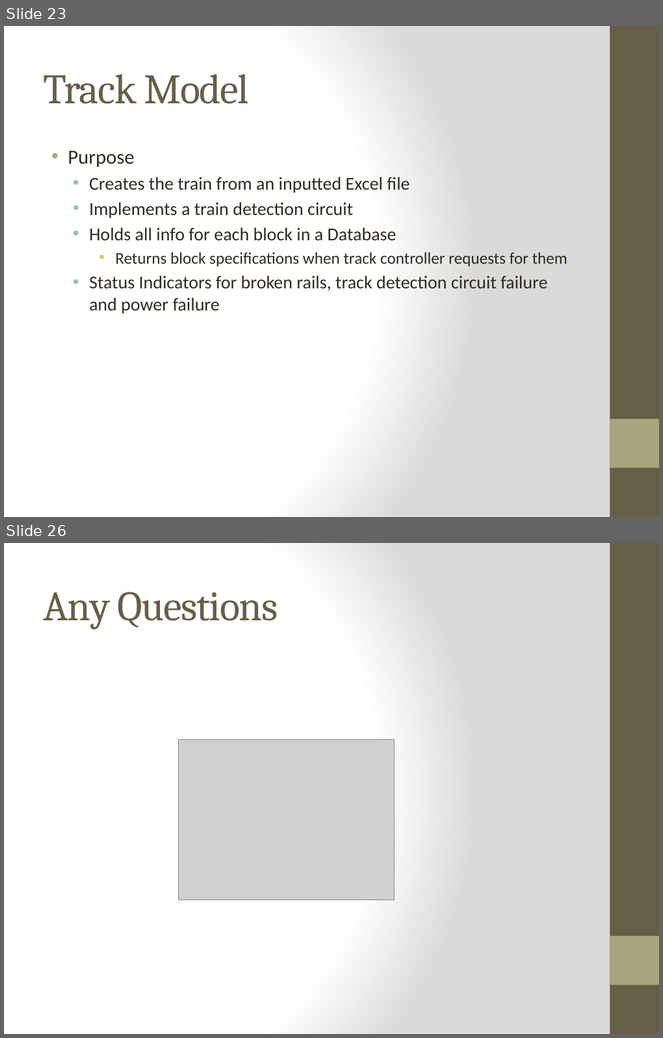
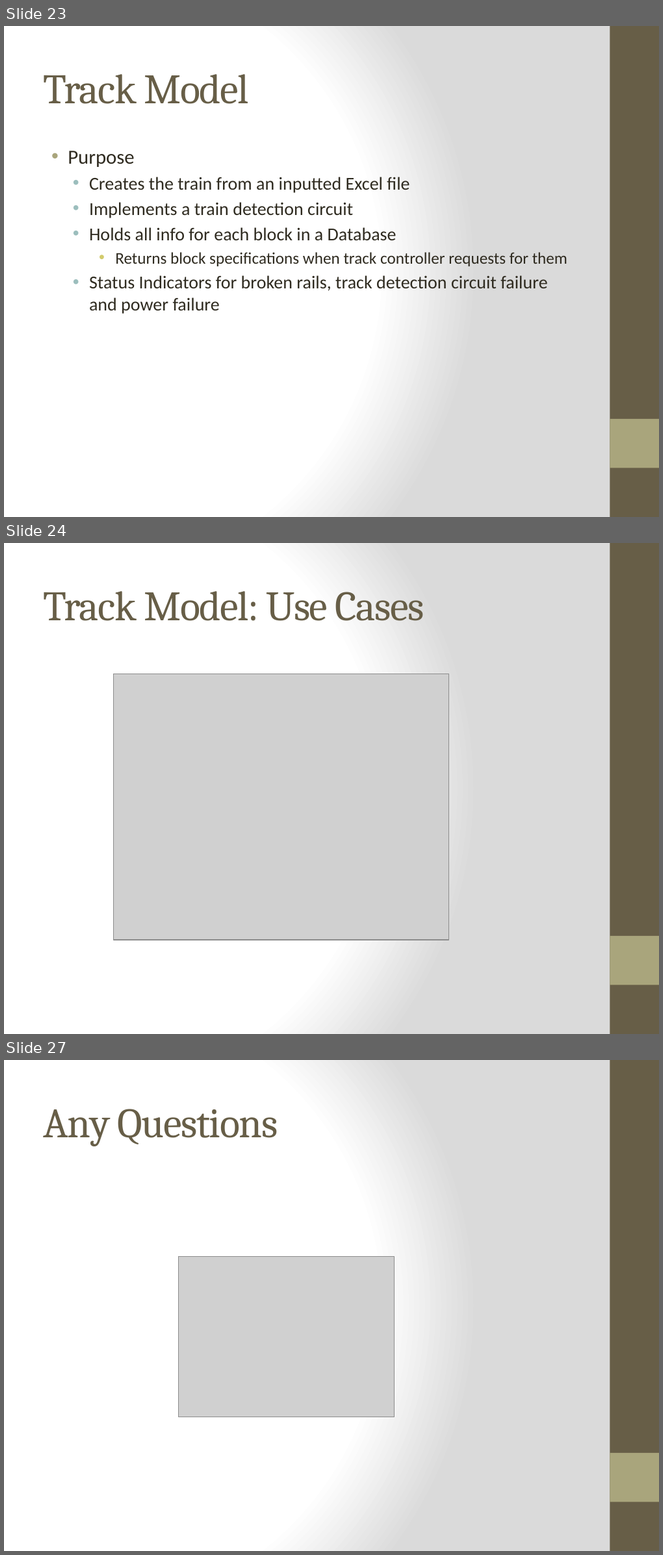
Before and after one commit to meylingtaing/COE1186, a slide deck: Design Review/DesignReview.pptx. Shown one above the other, each under a label of ours: slides 23 and 26 before the commit, slides 23, 24 and 27 after it; the slides between them are not shown. The pictures are 663x1038 and 663x1555 pixels, drawn with LibreOffice and Linux fonts; fonts in the diff are those of the drawing; grey boxes stand for pictures. Boxes give left, top, right and bottom in pixels: in the first picture for what was removed or moved away, otherwise in the second. Text is boxed around its words. In the diff, an @@ line names an element or a change of style, - is before the commit and + after.

Commit message:
fixed track model slides

```diff
--- a/Design Review/DesignReview.pptx
+++ b/Design Review/DesignReview.pptx
@@ slide 24 added at [4,543,659,1034], background gradient #FFFFFF to #DADADA; not listed: 2 template elements that a slide beside it also shows @@
@@ title added at [43,591,425,621], 46 pt, text #675E47 @@
+Track Model: Use Cases
@@ picture added at [114,674,449,940] @@
@@ what was slide 26 is now slide 27 @@
```
Also in this commit, not shown: 3 slides changed.
